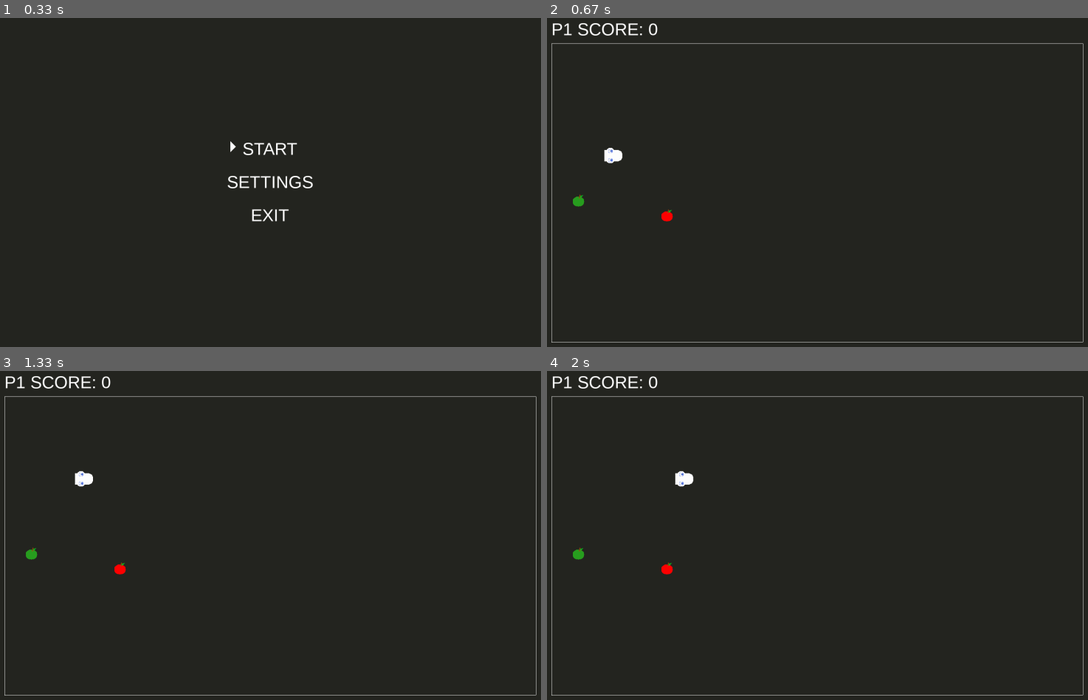
Above: before the commit, frames 1-4 (two rows, left to right).
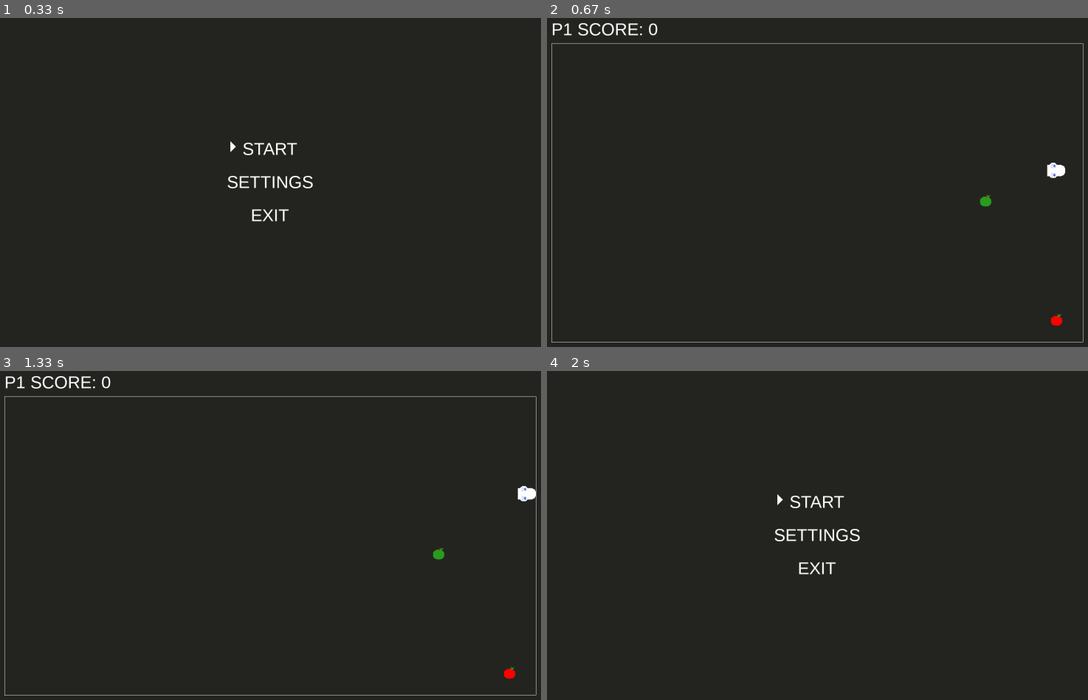
Above: after the commit, the same moments.

Repository: jorenchik/snake-pygame
Game: pygame game, started from index.py
Two runs of this game, one before a commit and one after it. Both use one fixed random seed, a clock stepped at 60 frames per second and the inputs below.
Inputs:
- Up to frame 1 (0.33 s): no input
- Up to frame 2 (0.67 s): tap Enter at 0.33 s
- Up to frame 3 (1.33 s): hold Up 0.67-1.13 s; hold Right from 1.17 s (still down)
- Up to frame 4 (2 s): release Right at 1.63 s; hold Left from 1.67 s (still down)

Frame 1 is identical in both runs. In frame 2, 0.5% of the frame differs, in the area x 4-96%, y 39-94%; in frame 3, 0.5%; in frame 4, 1.8%, in the area x 0-100%, y 1-99%.

Commit message:
Not occupied positions gets filled

Diff:
--- a/game.py
+++ b/game.py
@@ -1,6 +1,7 @@
 from pathlib import Path
 import string
 from typing import List
+from matplotlib.style import available
 import pygame as pg
 from settings import *
 from assets import *
@@ -111,7 +112,8 @@
         self.type, self.snakeIndex = type, snakeIndex
         self.getRelatedSnakeParts()
         # Physical fields
-        self.pos = (pos[0] if pos else rd.randint(1,rectDims[0]-1),pos[1] if pos else rd.randint(1,rectDims[1]-1))
+        randomPos = game.getRandomAvailablePos()
+        self.pos = (pos[0] if pos else randomPos[0],pos[1] if pos else randomPos[1])
         self.prevPos, self.prevVelocity = pos, velocity
         self.x, self.y = game.getCoords(self.pos)[0], game.getCoords(self.pos)[1]
         self.velocity = pg.Vector2(0,0) if not velocity else velocity
@@ -325,6 +327,7 @@
                     self.availablePositions.append(rect.pos)
         return self
     def getRandomAvailablePos(self):
+        self.getAvailablePositions()
         if len(self.availablePositions) == 0: return False
         return rd.choice(self.availablePositions)
     def isSnakeDead(self):
--- a/index.py
+++ b/index.py
@@ -131,7 +131,6 @@
         if hitboxesVisible:
             for part in game.snakeParts:
                 pg.draw.rect(game.screen, part.color,part, 5)
-                # game.screen.blit(part.sprite, (part.rect.x, part.rect.y))
         # Draws foods
         for food in game.foods:
             game.screen.blit(food.sprite, (food.rect.x, food.rect.y))
